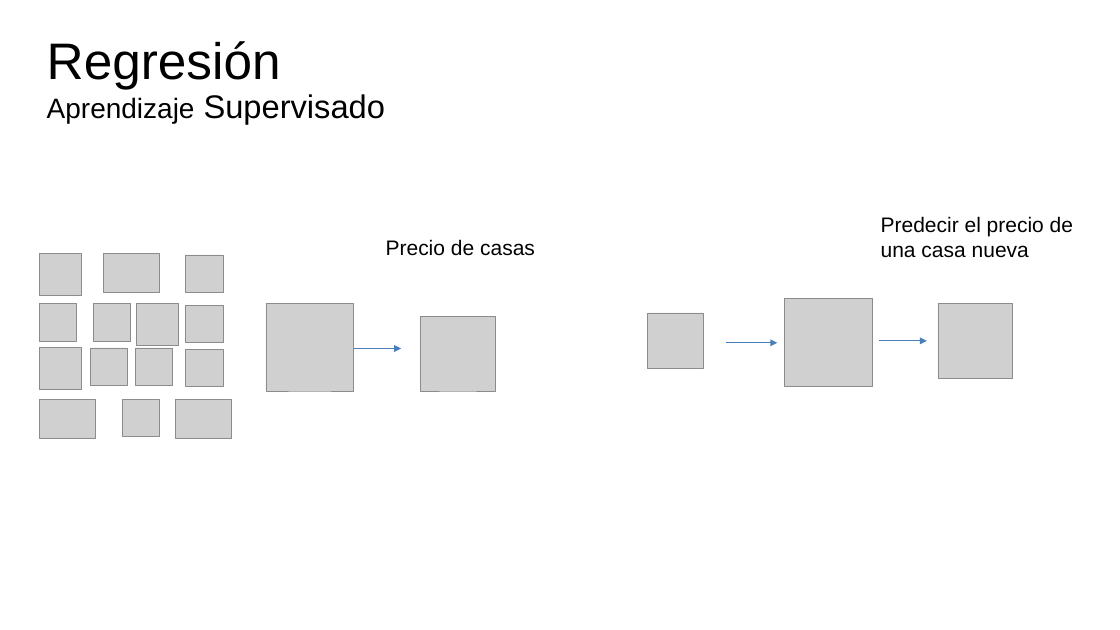
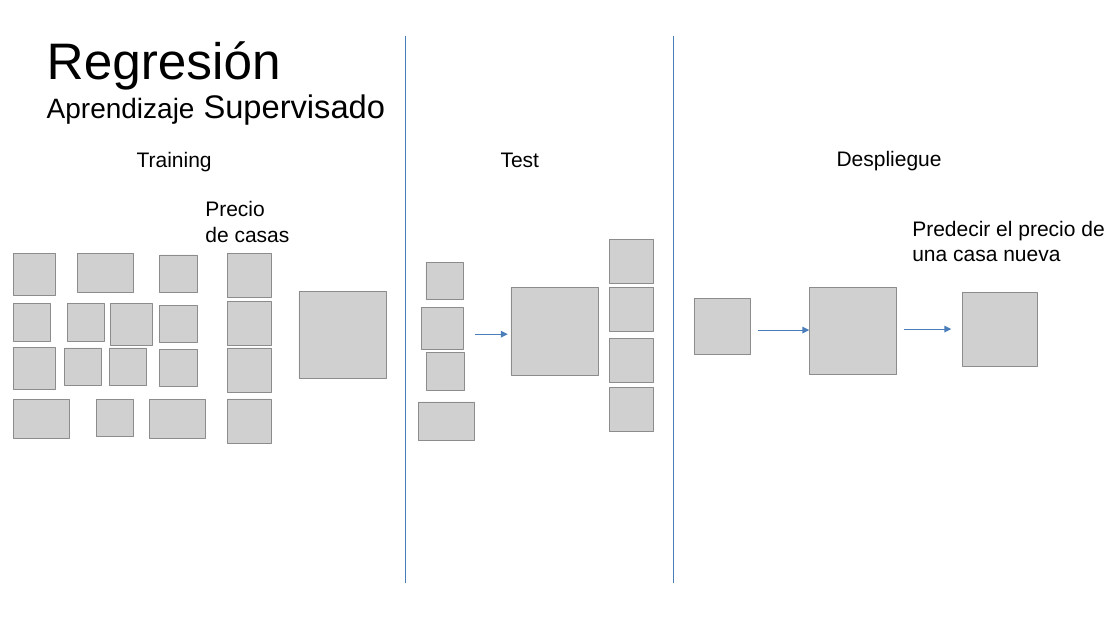
Before and after one commit to G94/CodeHunters_IntroduccionDS_01, a slide deck: slide 14 of Introducción al Análisis de Datos - 01.pptx. Drawn at 1120x630 pixels with LibreOffice and Linux fonts; fonts in the diff are those of the drawing; grey boxes stand for pictures. Boxes give left, top, right and bottom in pixels: in the first picture for what was removed or moved away, otherwise in the second. Text is boxed around its words. In the diff, an @@ line names an element or a change of style, - is before the commit and + after.

```diff
--- a/Introducción al Análisis de Datos - 01.pptx
+++ b/Introducción al Análisis de Datos - 01.pptx
@@ line added from (405, 36) to (405, 583), #4B7EBC 0.75 pt @@
@@ line added from (674, 36) to (674, 584), #4B7EBC 0.75 pt @@
@@ text added at [137,151,212,171], 18 pt, text #000000 @@
+Training
@@ text added at [501,152,539,168], 18 pt, text #000000 @@
+Test
@@ text added at [837,150,942,170], 18 pt, text #000000 @@
+Despliegue
@@ text at [205,200,290,243]: text changed @@
-Precio de casas
+Precio
+de casas
@@ picture added at [610,239,654,283] @@
@@ text "Predecir el precio de": place and size @@
-text "Predecir el precio de" at [881,216,1073,258]
+text "Predecir el precio de" at [912,220,1104,262]
@@ picture: place and size @@
-picture at [421,317,496,392]
+picture at [228,254,271,297]
@@ picture added at [426,263,463,300] @@
@@ picture: place and size @@
-picture at [266,303,354,391]
+picture at [299,291,386,378]
@@ picture added at [511,287,598,375] @@
@@ picture added at [610,287,654,331] @@
@@ picture: place and size @@
-picture at [648,313,704,370]
+picture at [694,299,750,355]
@@ picture added at [228,302,271,345] @@
@@ picture added at [422,308,464,350] @@
@@ 2 pictures, 1 arrow: place and size @@
-2 pictures, 1 arrow at [785,299,1013,386]
+2 pictures, 1 arrow at [809,287,1038,375]
@@ picture added at [228,348,271,392] @@
@@ picture added at [427,353,464,390] @@
@@ arrow moved from (354, 349) - (402, 349) to (475, 334) - (508, 334) @@
@@ picture added at [610,339,654,382] @@
@@ arrow moved from (726, 343) - (777, 343) to (758, 330) - (809, 330) @@
@@ picture added at [610,388,654,432] @@
@@ 14 pictures: place and size @@
-14 pictures at [39,254,232,439]
+14 pictures at [13,254,206,439]
@@ picture added at [228,399,271,443] @@
@@ picture added at [419,402,476,441] @@
```
Also in this commit, not shown: 2 other slides changed, 1 slide removed.
